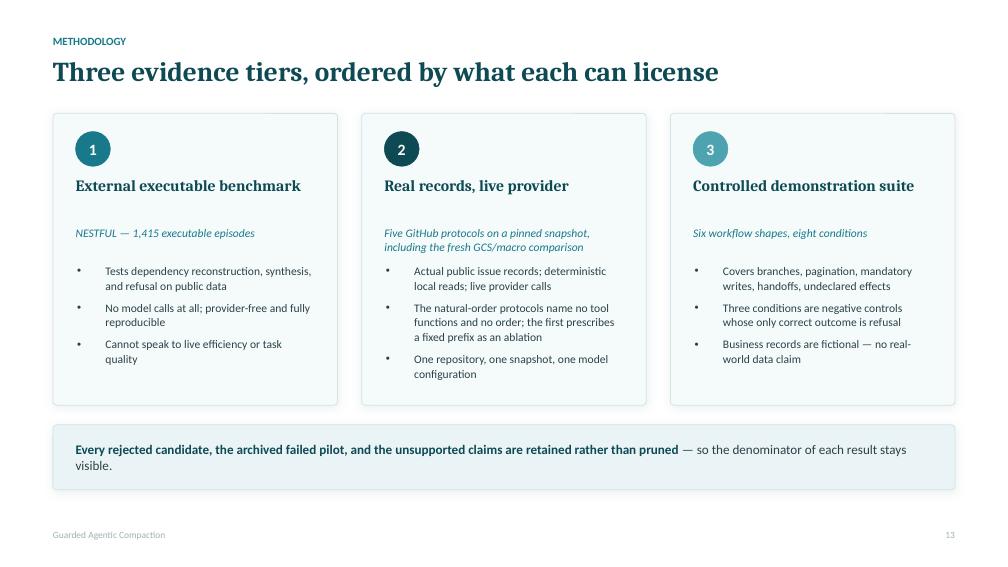
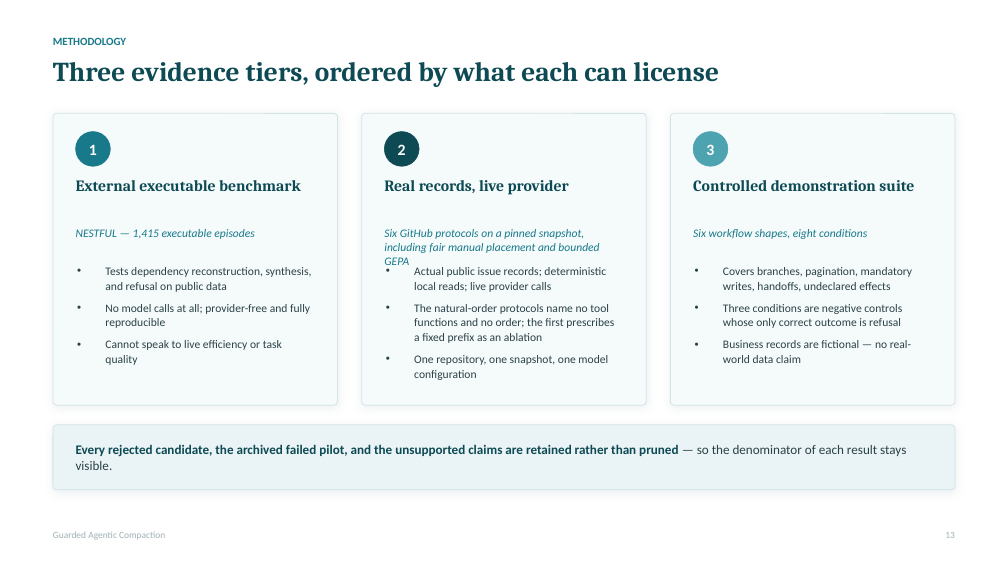
Before and after one commit to rrahimi-uci/guarded-agentic-compaction, a slide deck: slide 13 of paper/slides/compiling-recurrent-agent-workflows-into-guarded-programs-detailed.pptx. Drawn at 1008x567 pixels with LibreOffice and Linux fonts; fonts in the diff are those of the drawing. Boxes give left, top, right and bottom in pixels: in the first picture for what was removed or moved away, otherwise in the second. Text is boxed around its words. In the diff, an @@ line names an element or a change of style, - is before the commit and + after.

Commit message:
feat: add live optimizer and fair macro comparison

```diff
--- a/paper/slides/compiling-recurrent-agent-workflows-into-guarded-programs-detailed.pptx
+++ b/paper/slides/compiling-recurrent-agent-workflows-into-guarded-programs-detailed.pptx
@@ text at <box>384,229,599,265</box>: text changed @@
-Five GitHub protocols on a pinned snapshot, including the fresh GCS/macro comparison
+Six GitHub protocols on a pinned snapshot, including fair manual placement and bounded GEPA
```
Also in this commit, not shown: 5 other slides changed, 56 other files.
